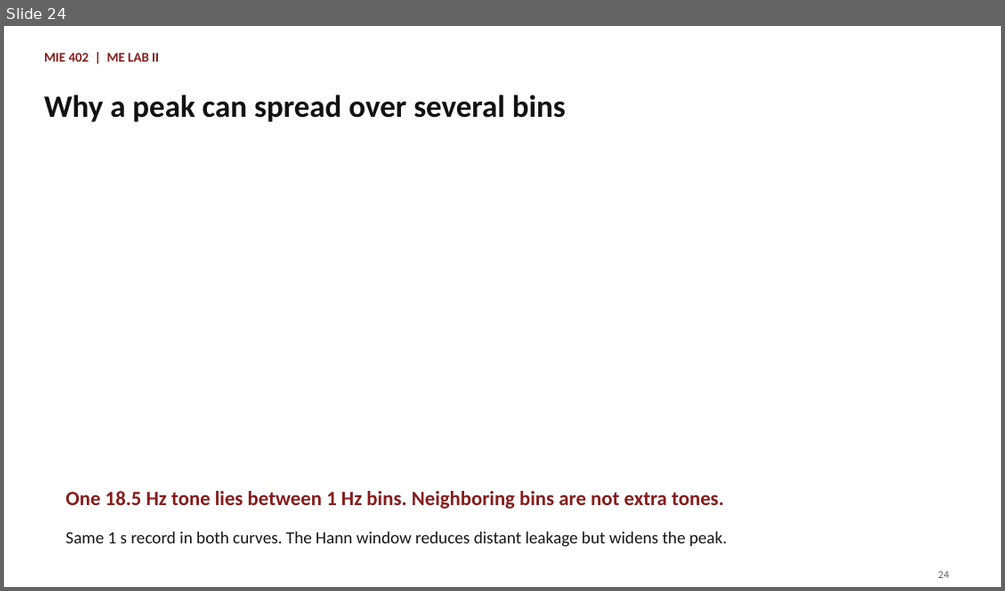
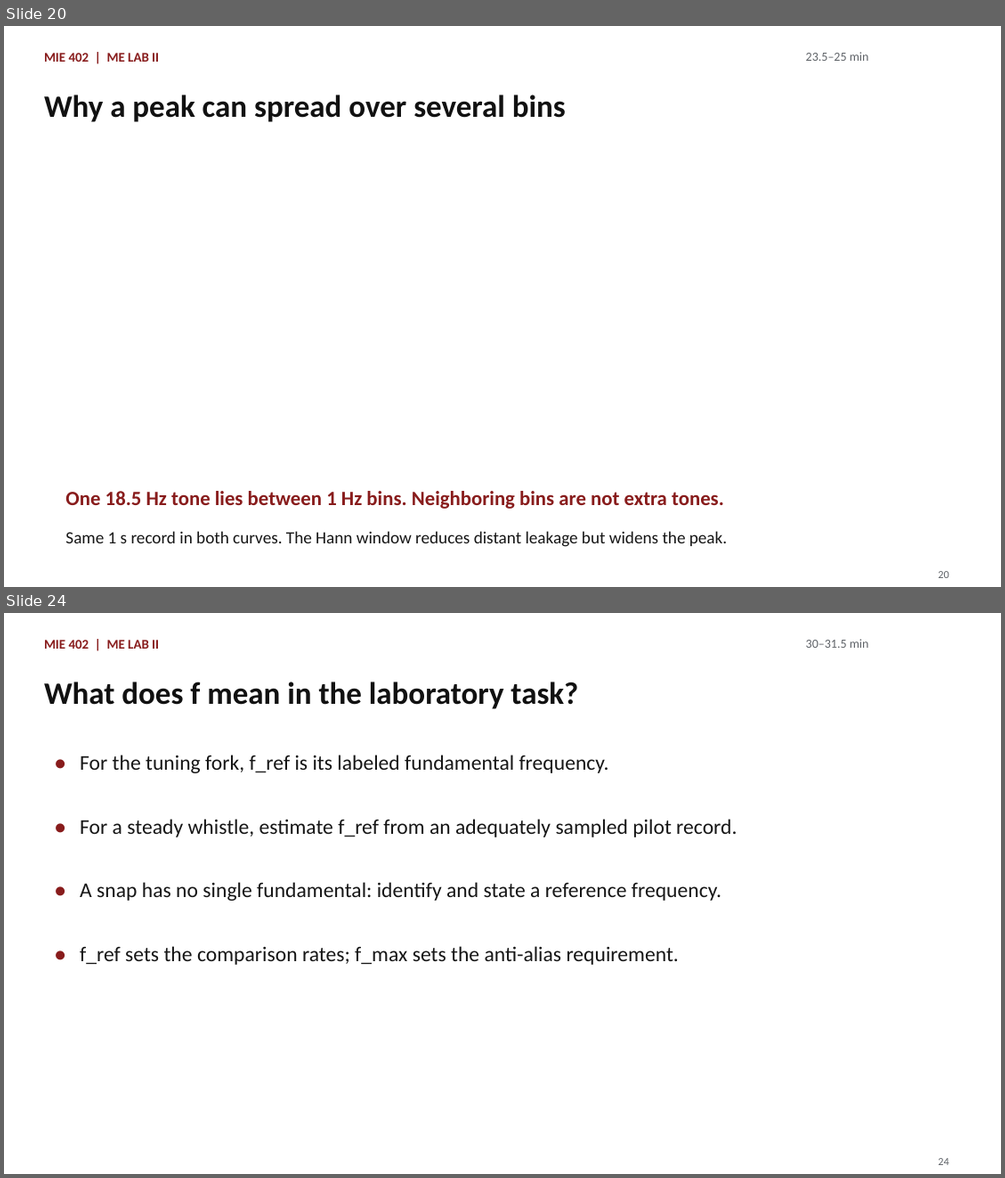
Before and after one commit to Ehsan-Roohi/MIE402-Lab, a slide deck: site/docs/MIE402_Lecture02_Sampling_Jupyter_PreLab1_Fall2026.pptx. Shown one above the other, each under a label of ours: slide 24 before the commit, slides 20 and 24 after it; the slides between them are not shown. The pictures are 1005x591 and 1005x1178 pixels, drawn with LibreOffice and Linux fonts; fonts in the diff are those of the drawing. Boxes give left, top, right and bottom in pixels: in the first picture for what was removed or moved away, otherwise in the second. Text is boxed around its words. In the diff, an @@ line names an element or a change of style, - is before the commit and + after.

```diff
--- a/site/docs/MIE402_Lecture02_Sampling_Jupyter_PreLab1_Fall2026.pptx
+++ b/site/docs/MIE402_Lecture02_Sampling_Jupyter_PreLab1_Fall2026.pptx
@@ slide 24 added at (x1=4, y1=613, x2=1001, y2=1174), background #FFFFFF @@
@@ text added at (x1=806, y1=639, x2=869, y2=648), 12 pt, text #5F6368 @@
+30–31.5 min
@@ text added at (x1=44, y1=640, x2=159, y2=649), 12.8 pt, text #881C1C, bold @@
+MIE 402 | ME LAB II
@@ text added at (x1=44, y1=682, x2=578, y2=709), 30 pt, text #111111, bold @@
+What does f mean in the laboratory task?
@@ text added at (x1=48, y1=746, x2=66, y2=779), 20.2 pt, text #881C1C, bold @@
+•
@@ text added at (x1=80, y1=755, x2=609, y2=773), 20.2 pt, text #161616 @@
+For the tuning fork, f_ref is its labeled fundamental frequency.
@@ text added at (x1=48, y1=809, x2=66, y2=842), 20.2 pt, text #881C1C, bold @@
+•
@@ text added at (x1=80, y1=819, x2=736, y2=837), 20.2 pt, text #161616 @@
+For a steady whistle, estimate f_ref from an adequately sampled pilot record.
@@ text added at (x1=48, y1=873, x2=66, y2=906), 20.2 pt, text #881C1C, bold @@
+•
@@ text added at (x1=80, y1=882, x2=721, y2=900), 20.2 pt, text #161616 @@
+A snap has no single fundamental: identify and state a reference frequency.
@@ text added at (x1=48, y1=937, x2=66, y2=970), 20.2 pt, text #881C1C, bold @@
+•
@@ text added at (x1=80, y1=946, x2=679, y2=965), 20.2 pt, text #161616 @@
+f_ref sets the comparison rates; f_max sets the anti-alias requirement.
@@ text added at (x1=938, y1=1158, x2=948, y2=1165), 10.5 pt, text #5F6368 @@
+24
@@ what was slide 24 is now slide 20 @@
@@ slide 20 changed as well @@
@@ text added at (x1=806, y1=52, x2=869, y2=61), 12 pt, text #5F6368 @@
+23.5–25 min
@@ text at (x1=938, y1=571, x2=948, y2=578): text changed @@
-24
+20
```
Also in this commit, not shown: 13 other slides changed, 17 other slides added, 17 slides removed, 15 other files.
